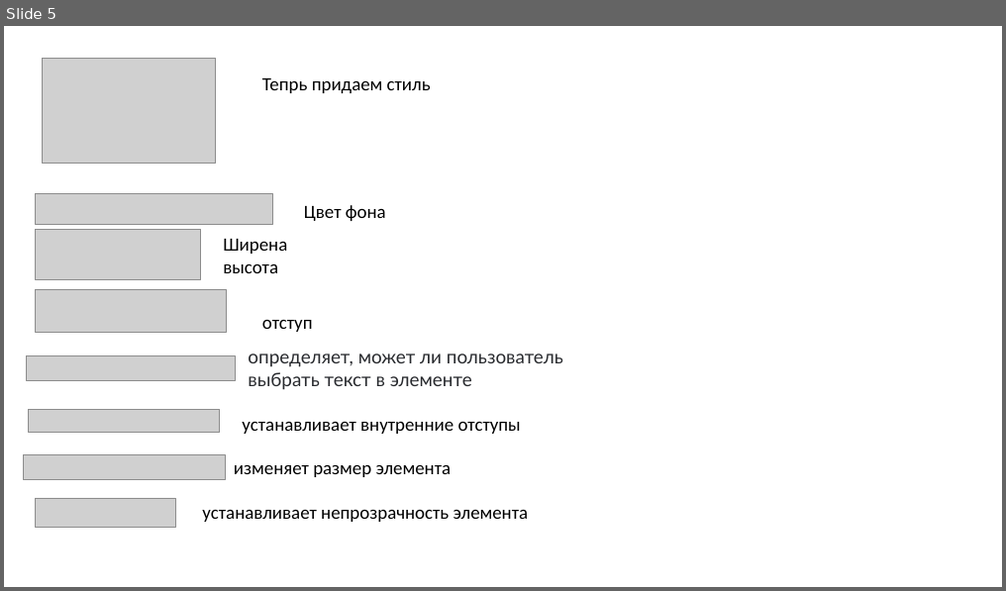
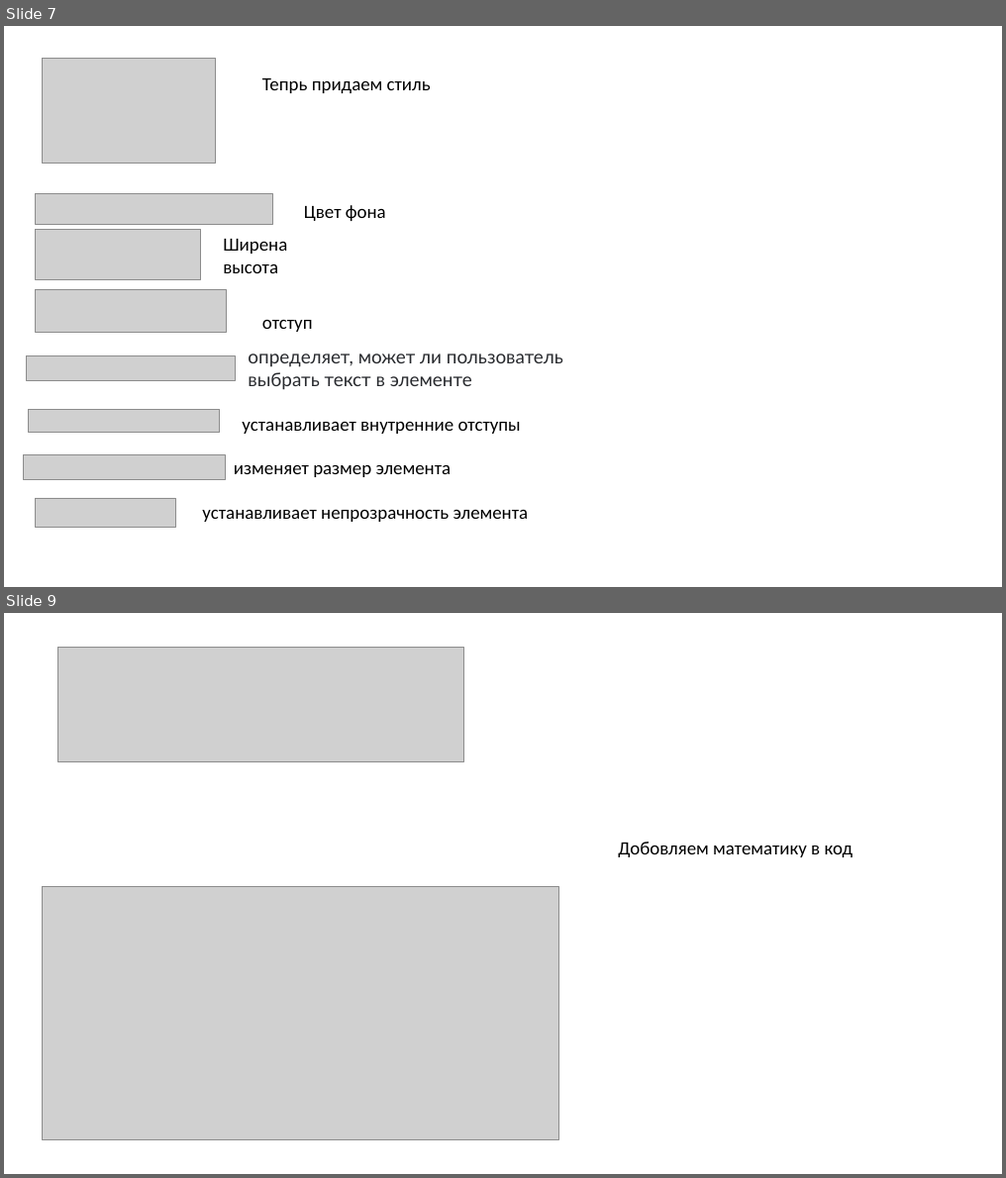
Before and after one commit to fehdvs/cacc, a slide deck: oiiyi57e568.pptx. Shown one above the other, each under a label of ours: slide 5 before the commit, slides 7 and 9 after it; the slides between them are not shown. The pictures are 1006x591 and 1006x1178 pixels, drawn with LibreOffice and Linux fonts; fonts in the diff are those of the drawing; grey boxes stand for pictures. Boxes give left, top, right and bottom in pixels: in the first picture for what was removed or moved away, otherwise in the second. Text is boxed around its words. In the diff, an @@ line names an element or a change of style, - is before the commit and + after.

```diff
--- a/oiiyi57e568.pptx
+++ b/oiiyi57e568.pptx
@@ slide 9 added at box(4, 613, 1002, 1174), background #FFFFFF @@
@@ picture added at box(57, 648, 464, 761) @@
@@ text added at box(618, 842, 853, 858), 18 pt, text #000000 @@
+Добовляем математику в код
@@ picture added at box(43, 887, 559, 1140) @@
@@ what was slide 5 is now slide 7 @@
```
Also in this commit, not shown: 4 other slides added, 4 slides removed.
